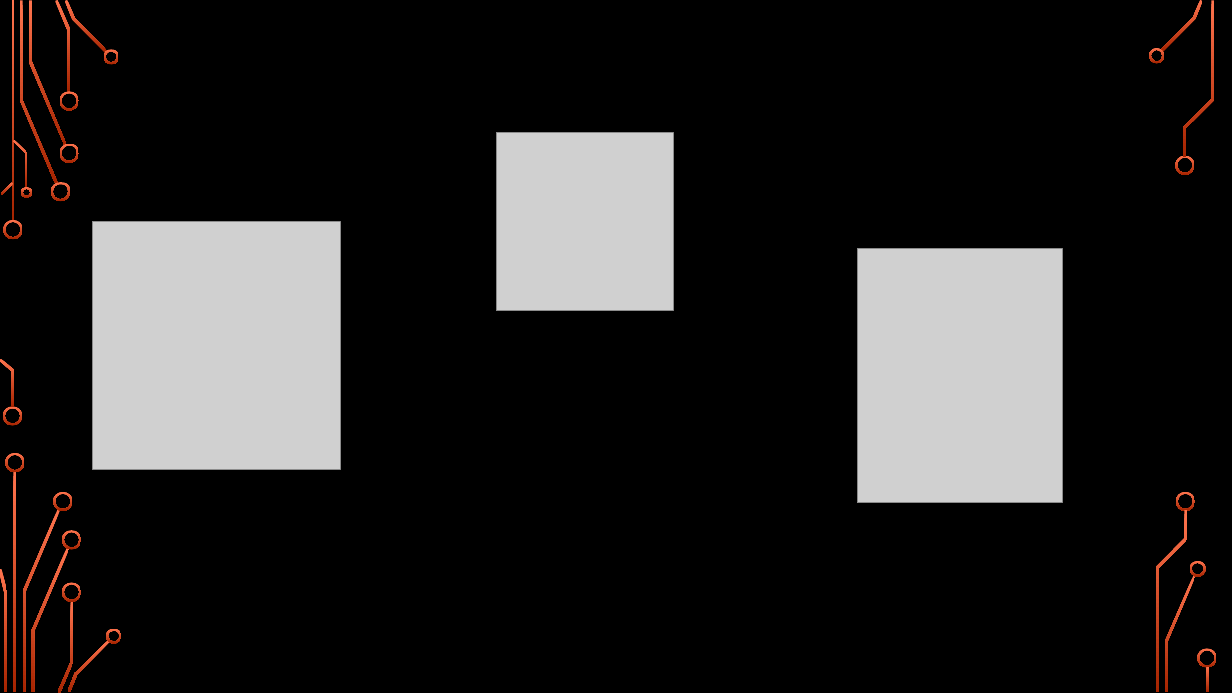
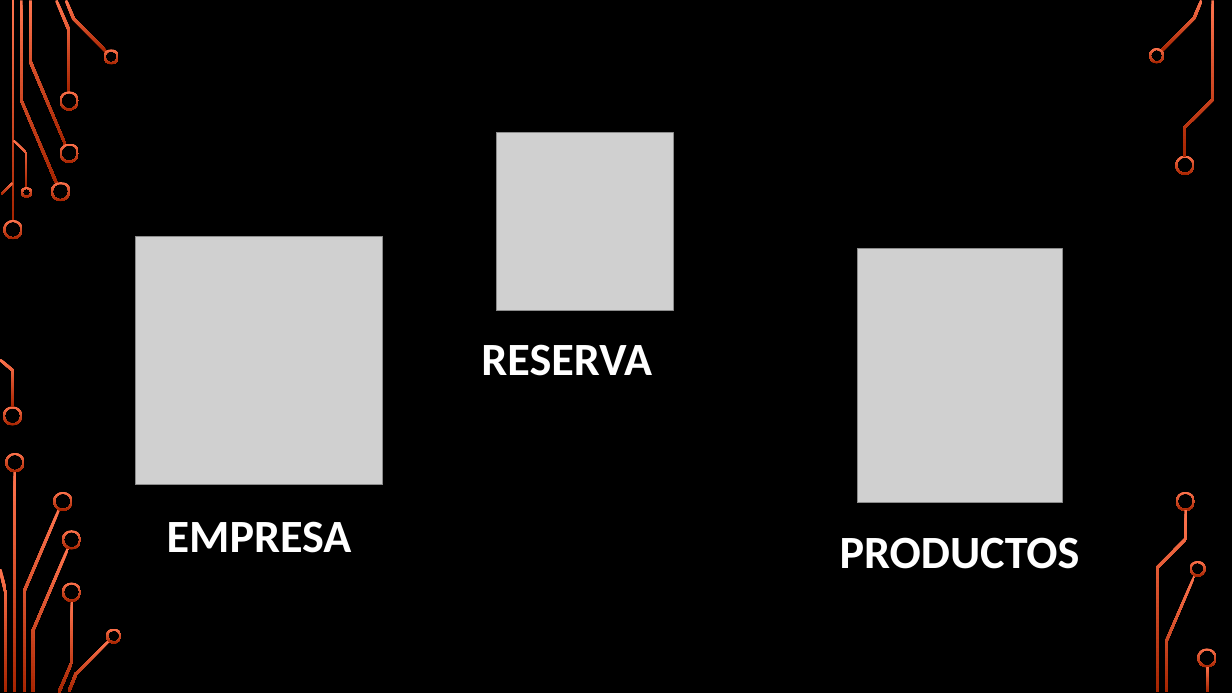
Before and after one commit to stpbrain/Portafolio2018, a slide deck: slide 4 of Documentacion/Power Point Para 1 Presentacion/Sistema de Gestión hostal doña clarita 14 ppt.pptx. Drawn at 1232x693 pixels with LibreOffice and Linux fonts; fonts in the diff are those of the drawing; grey boxes stand for pictures; background and template pictures are left out. Boxes give left, top, right and bottom in pixels: in the first picture for what was removed or moved away, otherwise in the second. Text is boxed around its words. In the diff, an @@ line names an element or a change of style, - is before the commit and + after.

```diff
--- a/Documentacion/Power Point Para 1 Presentacion/Sistema de Gestión hostal doña clarita 14 ppt.pptx
+++ b/Documentacion/Power Point Para 1 Presentacion/Sistema de Gestión hostal doña clarita 14 ppt.pptx
@@ picture: place and size @@
-picture at (92,222,340,470)
+picture at (135,237,383,484)
@@ text "RESERVA": place and size @@
-text "RESERVA" at (492,307,625,311)
+text "RESERVA" at (481,344,652,376)
@@ text "RESERVA" at (481,344,652,376): size 28 to 36 pt, text colour #000000 to #FFFFFF @@
@@ text added at (167,521,352,553), 36 pt, text #FFFFFF, bold @@
+EMPRESA
@@ text "PRODUCTOS" at (840,537,1080,569): text colour #000000 to #FFFFFF @@
```
Also in this commit, not shown: 1 other slide changed, 1 other file.
